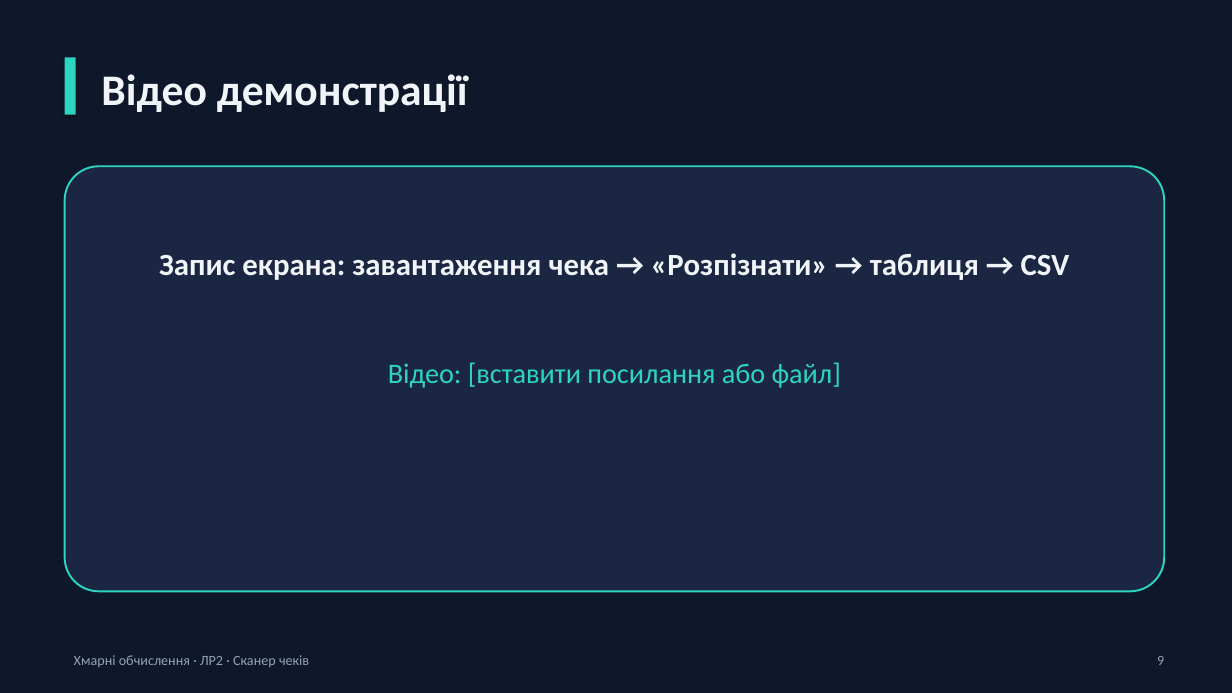
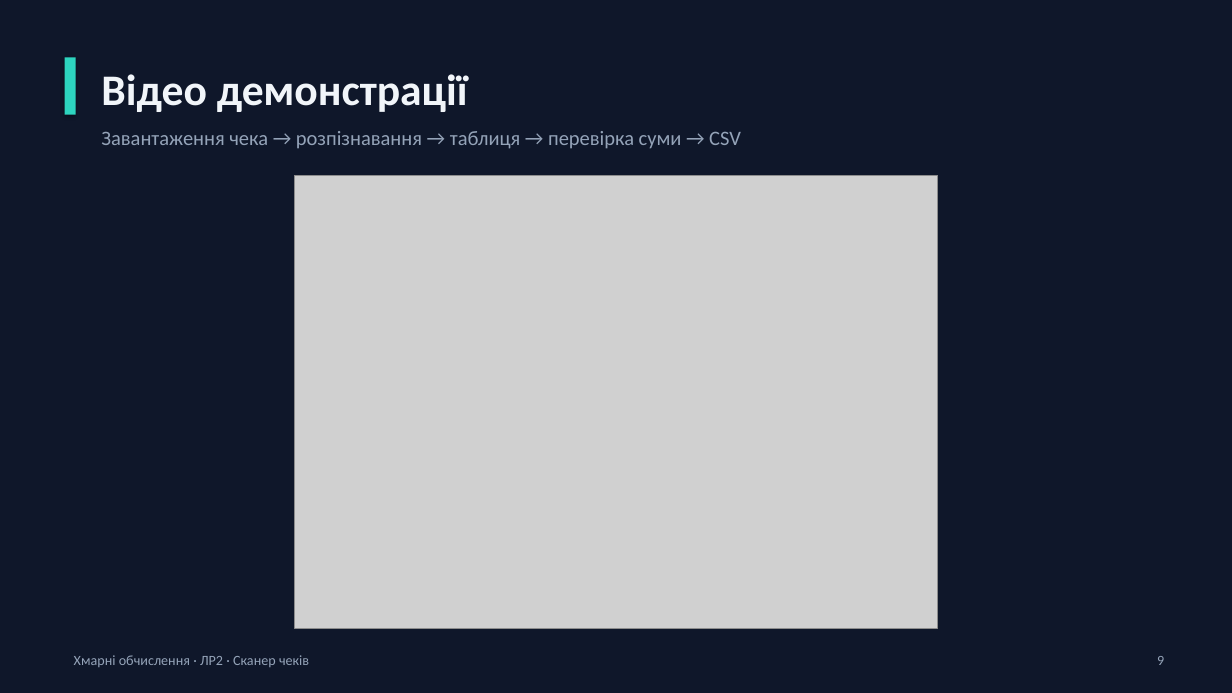
Before and after one commit to dissimilatee/Lab2XO, a slide deck: slide 9 of Презентація_ЛР2_Бондаренко.pptx. Drawn at 1232x693 pixels with LibreOffice and Linux fonts; fonts in the diff are those of the drawing; grey boxes stand for pictures. Boxes give left, top, right and bottom in pixels: in the first picture for what was removed or moved away, otherwise in the second. Text is boxed around its words. In the diff, an @@ line names an element or a change of style, - is before the commit and + after.

Commit message:
Відео демонстрації та оновлена презентація

```diff
--- a/Презентація_ЛР2_Бондаренко.pptx
+++ b/Презентація_ЛР2_Бондаренко.pptx
@@ text at (x1=101, y1=131, x2=741, y2=149): text changed; size 24 to 16 pt; text colour #F1F5F9 to #94A3B8; bold off @@
-Запис екрана: завантаження чека → «Розпізнати» → таблиця → CSV
+Завантаження чека → розпізнавання → таблиця → перевірка суми → CSV
@@ rounded rectangle removed at (x1=65, y1=166, x2=1165, y2=592) @@
@@ picture added at (x1=294, y1=176, x2=938, y2=628) @@
@@ text removed at (x1=388, y1=362, x2=841, y2=388) @@
-Відео: [вставити посилання або файл]
```
Also in this commit, not shown: 1 other slide changed, 3 other files.
